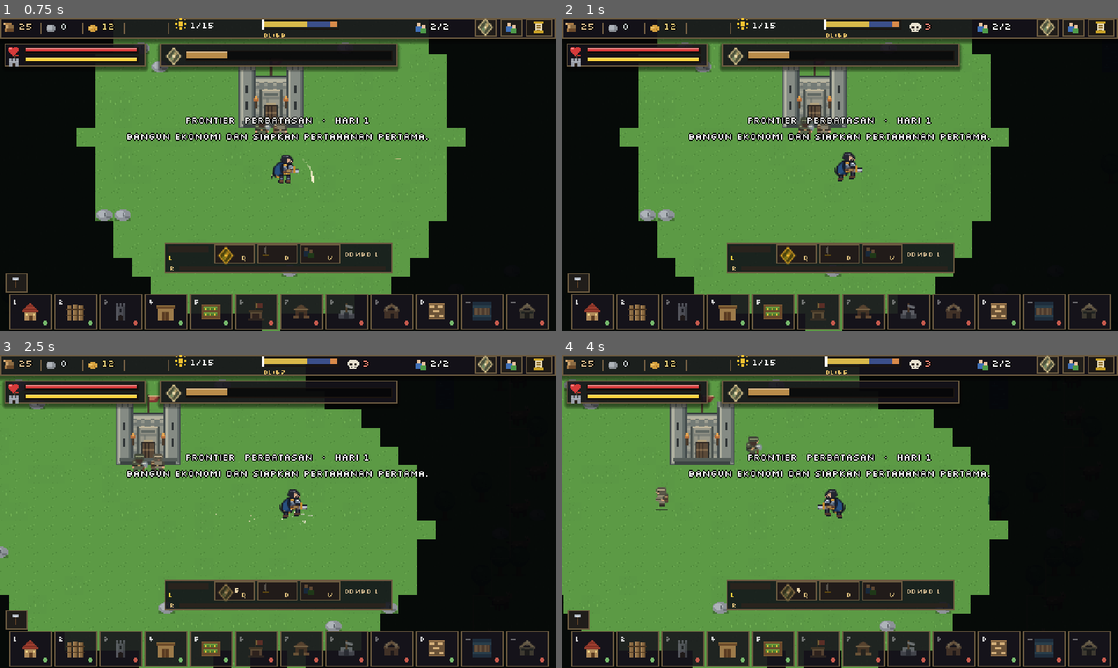
Above: before the commit, frames 1-4 (two rows, left to right).
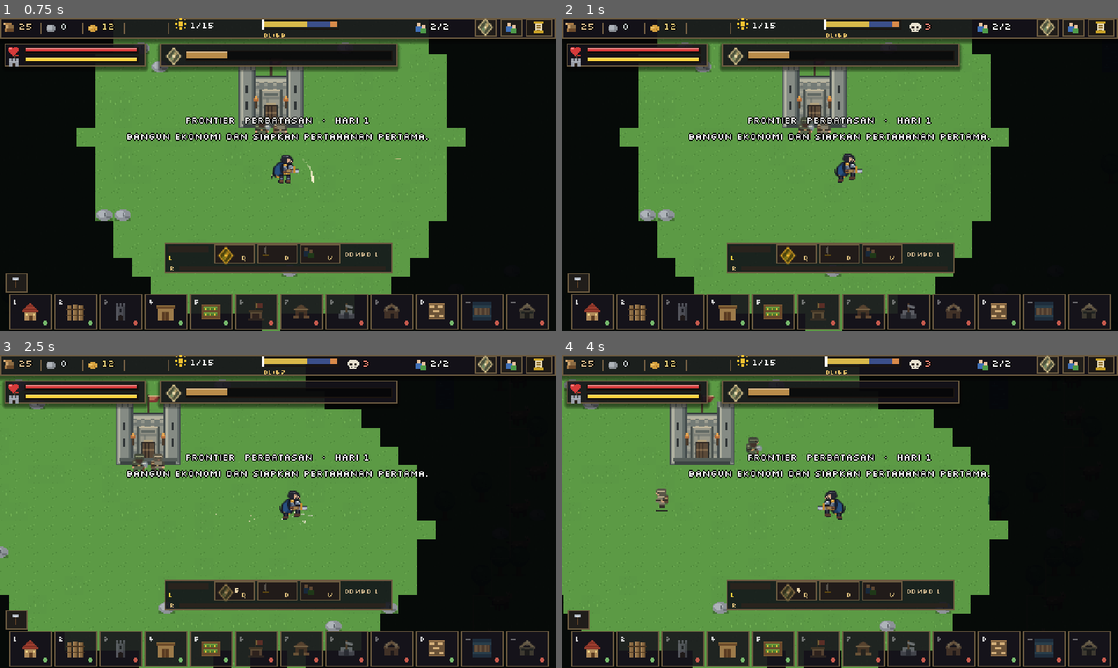
Above: after the commit, the same moments.

Repository: shimleabyte/hold-the-keep
Game: Godot game, scene res://scenes/main.tscn
Same seed, same stepped clock (60 frames per second), same inputs: the game is played once before the commit and once after it.
Inputs (mouse positions are in pixels of both pictures, inside the frame that each line leads up to):
- Up to frame 1 (0.75 s): tap Enter (ui_accept) at 0.5 s; move the mouse to (400, 158) at 0.52 s; hold D (move_right) from 0.53 s (still down); hold F (attack) from 0.53 s (still down); click (400, 158) at 0.67 s
- Up to frame 2 (1 s): keep holding D (move_right); keep holding F (attack); tap Enter (ui_accept) at 0.77 s
- Up to frame 3 (2.5 s): release D (move_right) at 1.25 s; release F (attack) at 1.25 s; drag from (166, 527) to (250, 574) at 1.27 s; move the mouse to (333, 442) at 2.02 s; hold D (move_right) from 2.03 s (still down); hold F (attack) from 2.03 s (still down); tap Q (ability_dash) at 2.1 s
- Up to frame 4 (4 s): release D (move_right) at 2.75 s; release F (attack) at 2.75 s; drag from (812, 574) to (673, 464) at 2.77 s; move the mouse to (1006, 558) at 3.52 s; hold A (move_left) from 3.53 s (still down); hold F (attack) from 3.53 s (still down); tap Enter (ui_accept) at 3.77 s

Frame 1 is identical in both runs. In frame 2, 0.2% of the frame differs, in the area x 49-54%, y 42-53%; in frame 3, 0.2%; in frame 4, 0.3%, in the area x 16-51%, y 26-53%.

Commit message:
anim: ground protagonist locomotion cycles

Diff:
--- a/scripts/entities/sprite_anim.gd
+++ b/scripts/entities/sprite_anim.gd
@@ -259,11 +259,12 @@
             # Napas halus satu piksel, dengan fase awal berbeda per unit.
             return Vector2(0, -roundf(sin(_motion_t * TAU * 0.7 + _motion_phase) * 0.55))
         "walk":
-            var walk_lift := absf(sin(progress * TAU))
-            return Vector2(0, -roundf(walk_lift))
+            # The authored leg poses carry the gait; keep the pelvis planted.
+            return Vector2.ZERO
         "run":
-            var run_lift := absf(sin(progress * TAU))
-            return Vector2(0, -roundf(run_lift * 2.0))
+            # Restrained one-pixel lift keeps sprint energy without pogo-bouncing.
+            var run_lift := maxf(0.0, sin(progress * TAU))
+            return Vector2(0, -roundf(run_lift))
         "work":
             return _work_motion_offset(progress, forward)
         "hurt":
